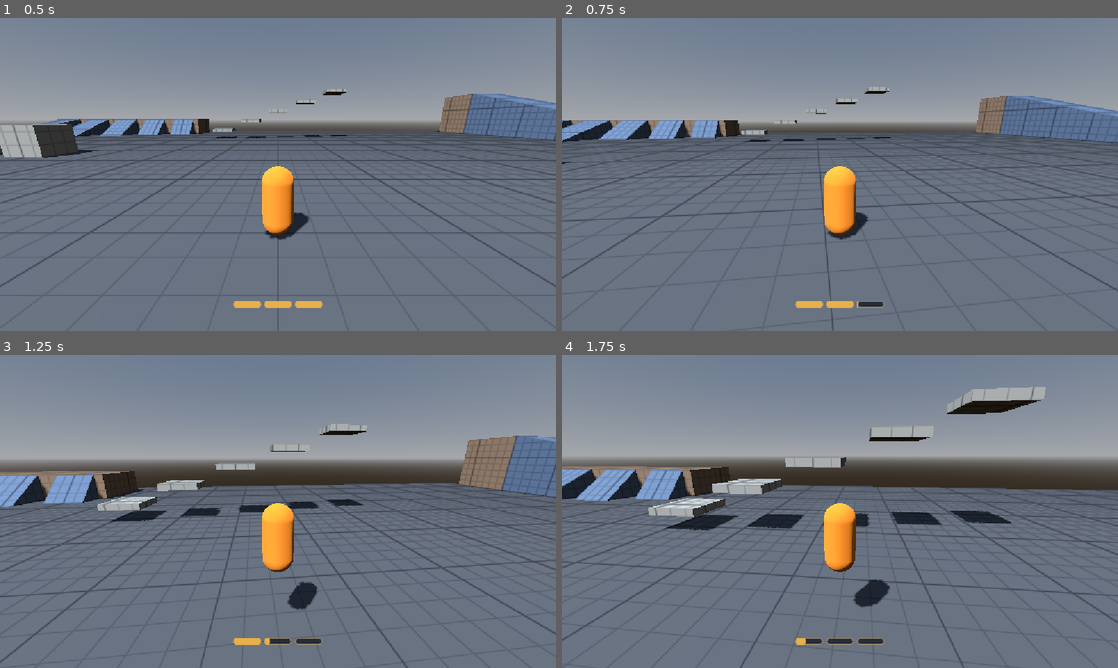
Above: before the commit, frames 1-4 (two rows, left to right).
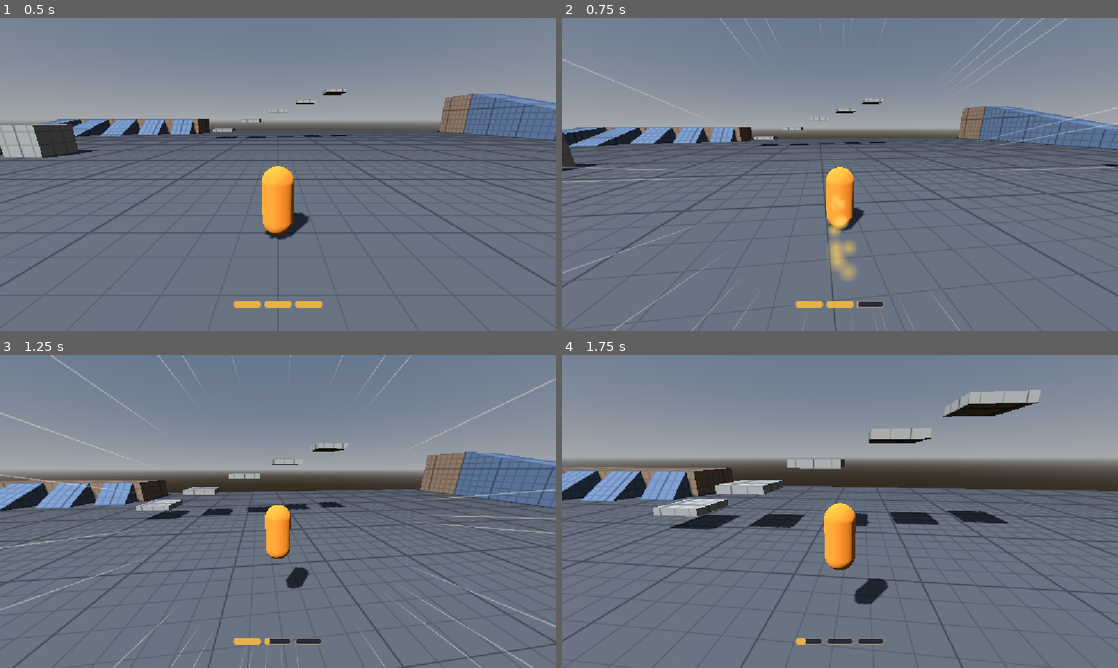
Above: after the commit, the same moments.

Repository: UriBokchoi/BroGuild
Game: Godot game, scene res://levels/test_gym/test_gym.tscn
Same seed, same stepped clock (60 frames per second), same inputs: the game is played once before the commit and once after it.
Inputs (mouse positions are in pixels of both pictures, inside the frame that each line leads up to):
- Up to frame 1 (0.5 s): no input
- Up to frame 2 (0.75 s): tap Enter at 0.5 s; move the mouse to (867, 174) at 0.52 s; hold W (move_forward) from 0.53 s (still down); tap Shift (dash) at 0.6 s; click (867, 174) at 0.67 s
- Up to frame 3 (1.25 s): keep holding W (move_forward); tap Space (jump) at 0.77 s; tap Ctrl (slide) at 0.8 s
- Up to frame 4 (1.75 s): keep holding W (move_forward); move the mouse to (812, 511) at 1.27 s; tap Ctrl (slide) at 1.35 s; click (812, 511) at 1.42 s; tap Space (jump) at 1.52 s; tap Shift (dash) at 1.55 s

Frame 1 is identical in both runs. In frame 2, 12% of the frame differs, in the area x 0-100%, y 0-100%; in frame 3, 18%; in frame 4, 5.1%.

Commit message:
feat(vfx): sensación de velocidad (FOV, estela y líneas)
- El FOV se abre con la velocidad (curva en camera.tres: +14° a la
  velocidad del dash), suavizado.
- Estela de puntos dorados en dash, dash-jump, picado y slide.
- Líneas de velocidad finas en los bordes de la pantalla a partir de
  15 m/s.
Todo solo visual: lee velocidad o estado, no toca el movimiento.

Co-Authored-By: Claude Opus 5.5 <noreply@anthropic.com>

Diff:
--- a/data/player/camera.tres
+++ b/data/player/camera.tres
@@ -7,12 +7,19 @@
 _data = [Vector2(1, 1), 0.0, 0.0040404038, 1, 1, Vector2(100, 1.4), 0.0040404038, 0.0, 1, 1]
 point_count = 2
 
+[sub_resource type="Curve" id="Curve_s5y5c"]
+_limits = [0.0, 30.0, 0.0, 40.0]
+_data = [Vector2(0, 0), 0.0, 0.0, 1, 1, Vector2(9, 0), 0.0, 0.73684204, 1, 1, Vector2(28, 14), 0.73684204, 0.0, 1, 1]
+point_count = 3
+
 [resource]
 script = ExtResource("1_s5y5c")
 base_distance = 5.0
 distance_by_level = SubResource("Curve_t0pyk")
 pivot_height = 1.6
 fov = 75.0
+fov_by_speed = SubResource("Curve_s5y5c")
+fov_smoothing = 6.0
 mouse_sensitivity = 0.15
 pitch_min = -1.2217304763960306
 pitch_max = 0.6108652381980153
--- a/entities/player/camera/camera_data.gd
+++ b/entities/player/camera/camera_data.gd
@@ -16,6 +16,10 @@
 @export_range(0.0, 3.0, 0.05, "or_greater", "suffix:m") var pivot_height: float = 0.0
 ## Campo de visión vertical.
 @export_range(30.0, 120.0, 0.1, "suffix:°") var fov: float = 0.0
+## Grados que se suman al FOV según la velocidad horizontal del objetivo (eje X: m/s).
+@export var fov_by_speed: Curve
+## Rapidez con la que el FOV sigue a la velocidad (más alto, más inmediato).
+@export_range(0.0, 60.0, 0.5, "or_greater", "suffix:1/s") var fov_smoothing: float = 0.0
 
 @export_group("control")
 ## Grados que gira la cámara por cada píxel que se mueve el ratón.
@@ -33,3 +37,10 @@
 	if distance_by_level == null:
 		return base_distance
 	return base_distance * distance_by_level.sample(level)
+
+
+## FOV para una velocidad horizontal de [param speed] m/s.
+func fov_at(speed: float) -> float:
+	if fov_by_speed == null:
+		return fov
+	return fov + fov_by_speed.sample(speed)
--- a/entities/player/camera/camera_rig.gd
+++ b/entities/player/camera/camera_rig.gd
@@ -40,8 +40,9 @@
 	_follow_target()
 
 
-func _process(_delta: float) -> void:
+func _process(delta: float) -> void:
 	_follow_target()
+	_update_fov(delta)
 
 
 func _unhandled_input(event: InputEvent) -> void:
@@ -72,6 +73,14 @@
 	_spring_arm.spring_length = data.distance_at(level)
 
 
+## Abre el FOV con la velocidad horizontal del objetivo (si es un cuerpo que se mueve), suavizado.
+func _update_fov(delta: float) -> void:
+	var body := target as CharacterBody3D
+	var speed := Vector2(body.velocity.x, body.velocity.z).length() if body else 0.0
+	var weight := 1.0 - exp(-data.fov_smoothing * delta)
+	_camera.fov = lerpf(_camera.fov, data.fov_at(speed), weight)
+
+
 func _follow_target() -> void:
 	if target == null:
 		return
--- a/entities/player/player.tscn
+++ b/entities/player/player.tscn
@@ -30,6 +30,8 @@
 [ext_resource type="Script" path="res://entities/player/states/fast_fall_state.gd" id="28_fast_fall"]
 [ext_resource type="Script" path="res://entities/player/ledge_sensor.gd" id="29_ledge_sensor"]
 [ext_resource type="Script" path="res://entities/player/states/mantle_state.gd" id="30_mantle"]
+[ext_resource type="Script" path="res://entities/player/speed_trail.gd" id="31_trail"]
+[ext_resource type="PackedScene" path="res://vfx/speed_lines/speed_lines.tscn" id="32_speed_lines"]
 
 [sub_resource type="CapsuleShape3D" id="CapsuleShape3D_body"]
 radius = 0.4
@@ -53,6 +55,40 @@
 [sub_resource type="StandardMaterial3D" id="StandardMaterial3D_cue"]
 shading_mode = 0
 albedo_color = Color(0.91, 0.69, 0.29, 1)
+
+[sub_resource type="Gradient" id="Gradient_trail"]
+colors = PackedColorArray(1, 0.82, 0.4, 0.85, 1, 0.82, 0.4, 0)
+
+[sub_resource type="GradientTexture1D" id="GradientTexture1D_trail"]
+gradient = SubResource("Gradient_trail")
+
+[sub_resource type="ParticleProcessMaterial" id="ParticleProcessMaterial_trail"]
+emission_shape = 1
+emission_sphere_radius = 0.35
+gravity = Vector3(0, 0, 0)
+scale_min = 0.5
+scale_max = 1.0
+color_ramp = SubResource("GradientTexture1D_trail")
+
+[sub_resource type="Gradient" id="Gradient_dot"]
+colors = PackedColorArray(1, 1, 1, 1, 1, 1, 1, 0)
+
+[sub_resource type="GradientTexture2D" id="GradientTexture2D_dot"]
+gradient = SubResource("Gradient_dot")
+fill = 1
+fill_from = Vector2(0.5, 0.5)
+fill_to = Vector2(1, 0.5)
+
+[sub_resource type="StandardMaterial3D" id="StandardMaterial3D_trail"]
+transparency = 1
+shading_mode = 0
+vertex_color_use_as_albedo = true
+albedo_texture = SubResource("GradientTexture2D_dot")
+billboard_mode = 3
+
+[sub_resource type="QuadMesh" id="QuadMesh_trail"]
+material = SubResource("StandardMaterial3D_trail")
+size = Vector2(0.35, 0.35)
 
 [sub_resource type="TorusMesh" id="TorusMesh_cue"]
 material = SubResource("StandardMaterial3D_cue")
@@ -167,6 +203,20 @@
 committed = true
 slide = NodePath("../Slide")
 
+[node name="SpeedTrail" type="GPUParticles3D" parent="." node_paths=PackedStringArray("machine", "trail_states")]
+transform = Transform3D(1, 0, 0, 0, 1, 0, 0, 0, 1, 0, 0.9, 0)
+emitting = false
+amount = 48
+lifetime = 0.35
+process_material = SubResource("ParticleProcessMaterial_trail")
+draw_pass_1 = SubResource("QuadMesh_trail")
+script = ExtResource("31_trail")
+machine = NodePath("../Movement")
+trail_states = [NodePath("../Movement/Dash"), NodePath("../Movement/DashJump"), NodePath("../Movement/DownDash"), NodePath("../Movement/Slide")]
+
+[node name="SpeedLines" parent="." node_paths=PackedStringArray("body") instance=ExtResource("32_speed_lines")]
+body = NodePath("..")
+
 [node name="LedgeSensor" type="Node" parent="." node_paths=PackedStringArray("body", "body_shape")]
 script = ExtResource("29_ledge_sensor")
 body = NodePath("..")
--- /dev/null
+++ b/entities/player/speed_trail.gd
@@ -0,0 +1,18 @@
+class_name SpeedTrail
+extends GPUParticles3D
+## Estela de partículas detrás del personaje mientras el movimiento está en uno de
+## [member trail_states] (dash, slide…). Solo visual: escucha [signal StateMachine.state_changed].
+## El aspecto de las partículas se ajusta en la escena.
+
+@export var machine: StateMachine
+## Estados en los que deja estela.
+@export var trail_states: Array[Node] = []
+
+
+func _ready() -> void:
+	emitting = false
+	machine.state_changed.connect(_on_state_changed)
+
+
+func _on_state_changed(_previous: State, current: State) -> void:
+	emitting = trail_states.has(current)
--- a/tests/integration/entities/player/camera/test_camera_rig.gd
+++ b/tests/integration/entities/player/camera/test_camera_rig.gd
@@ -43,3 +43,22 @@
 	_rig.rotate_view(Vector2(10.0, 0.0))
 	var expected := TARGET_YAW - deg_to_rad(_rig.data.mouse_sensitivity) * 10.0
 	assert_almost_eq(_rig.rotation.y, expected, 1e-6)
+
+
+func test_fov_opens_when_the_target_goes_fast() -> void:
+	var body := CharacterBody3D.new()
+	add_child_autofree(body)
+	body.velocity = Vector3(28.0, 0.0, 0.0)
+	var rig := RigScene.instantiate() as CameraRig
+	rig.target = body
+	add_child_autofree(rig)
+	var camera := rig.get_node(^"%Camera3D") as Camera3D
+	await wait_process_frames(90)
+	assert_almost_eq(camera.fov, rig.data.fov_at(28.0), 0.5, "se abre hasta el FOV de esa velocidad")
+	assert_gt(camera.fov, rig.data.fov + 5.0)
+
+
+func test_fov_stays_with_a_target_that_does_not_move() -> void:
+	var camera := _rig.get_node(^"%Camera3D") as Camera3D
+	await wait_process_frames(10)
+	assert_almost_eq(camera.fov, _rig.data.fov, 1e-3)
--- a/tests/unit/entities/player/camera/test_camera_data.gd
+++ b/tests/unit/entities/player/camera/test_camera_data.gd
@@ -27,6 +27,19 @@
 	assert_eq(_data.distance_at(50), 5.0)
 
 
+func test_fov_opens_with_speed_following_its_curve() -> void:
+	_data.fov = 75.0
+	_data.fov_by_speed = _linear_curve(Vector2(10.0, 0.0), Vector2(30.0, 20.0))
+	assert_almost_eq(_data.fov_at(10.0), 75.0, 1e-6)
+	assert_almost_eq(_data.fov_at(20.0), 85.0, 1e-4)
+	assert_almost_eq(_data.fov_at(30.0), 95.0, 1e-4)
+
+
+func test_without_fov_curve_the_fov_does_not_change() -> void:
+	_data.fov = 75.0
+	assert_eq(_data.fov_at(40.0), 75.0)
+
+
 ## Curva lineal entre dos puntos (x: nivel, y: multiplicador).
 static func _linear_curve(from: Vector2, to: Vector2) -> Curve:
 	var curve := Curve.new()
--- /dev/null
+++ b/tests/unit/entities/player/test_speed_trail.gd
@@ -0,0 +1,32 @@
+extends GutTest
+## SpeedTrail: emite solo mientras el movimiento está en uno de sus estados.
+
+const FakeState := preload("res://tests/unit/core/state_machine/fake_state.gd")
+
+var _machine: StateMachine
+var _idle: FakeState
+var _dash: FakeState
+var _trail: SpeedTrail
+
+
+func before_each() -> void:
+	_machine = StateMachine.new()
+	add_child_autofree(_machine)
+	_idle = FakeState.new()
+	_dash = FakeState.new()
+	_machine.add_child(_idle)
+	_machine.add_child(_dash)
+	_machine.initial_state = _idle
+	_trail = SpeedTrail.new()
+	_trail.machine = _machine
+	_trail.trail_states.append(_dash)
+	add_child_autofree(_trail)
+	_machine.start(null)
+
+
+func test_emits_only_in_its_states() -> void:
+	assert_false(_trail.emitting)
+	_machine.transition_to(_dash)
+	assert_true(_trail.emitting, "en el dash")
+	_machine.transition_to(_idle)
+	assert_false(_trail.emitting)
--- /dev/null
+++ b/tests/unit/vfx/speed_lines/test_speed_lines.gd
@@ -0,0 +1,20 @@
+extends GutTest
+## SpeedLines: intensidad según la velocidad horizontal.
+
+
+func test_hidden_below_the_start_speed() -> void:
+	assert_eq(SpeedLines.intensity_for(10.0, 15.0, 28.0), 0.0)
+
+
+func test_grows_between_start_and_full_speed() -> void:
+	assert_almost_eq(SpeedLines.intensity_for(21.5, 15.0, 28.0), 0.5, 1e-6)
+
+
+func test_full_at_and_above_the_full_speed() -> void:
+	assert_eq(SpeedLines.intensity_for(28.0, 15.0, 28.0), 1.0)
+	assert_eq(SpeedLines.intensity_for(60.0, 15.0, 28.0), 1.0)
+
+
+func test_same_start_and_full_switches_at_once() -> void:
+	assert_eq(SpeedLines.intensity_for(19.0, 20.0, 20.0), 0.0)
+	assert_eq(SpeedLines.intensity_for(20.0, 20.0, 20.0), 1.0)
--- /dev/null
+++ b/vfx/shaders/speed_lines.gdshader
@@ -0,0 +1,32 @@
+// Líneas de velocidad: rayas radiales en los bordes de la pantalla que parpadean. Su intensidad la
+// pone SpeedLines según la velocidad (0 = no se ven).
+shader_type canvas_item;
+
+uniform float intensity : hint_range(0.0, 1.0) = 0.0;
+uniform vec4 line_color : source_color = vec4(1.0, 0.96, 0.88, 0.35);
+// Número de rayas posibles alrededor de la pantalla.
+uniform float line_count = 120.0;
+// Parte de las rayas que se ve a la vez (0–1).
+uniform float density : hint_range(0.0, 1.0) = 0.3;
+// Grosor de cada raya (fracción de su hueco).
+uniform float thickness : hint_range(0.0, 0.5) = 0.07;
+// Distancia al centro (0 = centro, 1 = borde) a partir de la que empiezan.
+uniform float inner_radius : hint_range(0.0, 1.0) = 0.75;
+// Cambios de rayas por segundo.
+uniform float flicker = 12.0;
+
+float hash(float n) {
+	return fract(sin(n) * 43758.5453);
+}
+
+void fragment() {
+	vec2 centered = SCREEN_UV - vec2(0.5);
+	// Corrige la proporción de la pantalla para que las rayas salgan del centro en línea recta.
+	centered.x *= SCREEN_PIXEL_SIZE.y / SCREEN_PIXEL_SIZE.x;
+	float radius = length(centered) * 2.0;
+	float cell = (atan(centered.y, centered.x) / TAU + 0.5) * line_count;
+	float line = 1.0 - smoothstep(thickness * 0.5, thickness, abs(fract(cell) - 0.5));
+	float alive = step(1.0 - density, hash(floor(cell) + floor(TIME * flicker) * 17.0));
+	float edge = smoothstep(inner_radius, inner_radius + 0.4, radius);
+	COLOR = vec4(line_color.rgb, line_color.a * line * alive * edge * intensity);
+}
--- /dev/null
+++ b/vfx/speed_lines/speed_lines.gd
@@ -0,0 +1,38 @@
+class_name SpeedLines
+extends CanvasLayer
+## Líneas de velocidad en los bordes de la pantalla: aparecen a partir de [member start_speed] y
+## están a tope en [member full_speed] (velocidad horizontal de [member body]). Solo visual.
+
+## Por debajo de esta intensidad no se dibujan (ahorra el shader a pantalla completa).
+const VISIBLE_THRESHOLD := 0.01
+
+@export var body: CharacterBody3D
+## Velocidad horizontal a la que empiezan a verse.
+@export_range(0.0, 100.0, 0.5, "suffix:m/s") var start_speed: float = 15.0
+## Velocidad horizontal a la que están a tope.
+@export_range(0.0, 100.0, 0.5, "suffix:m/s") var full_speed: float = 28.0
+## Rapidez con la que siguen a la velocidad.
+@export_range(0.0, 60.0, 0.5, "suffix:1/s") var smoothing: float = 10.0
+
+var _intensity: float = 0.0
+
+@onready var _overlay: ColorRect = %Overlay
+
+
+func _ready() -> void:
+	_overlay.visible = false
+
+
+func _process(delta: float) -> void:
+	var speed := Vector2(body.velocity.x, body.velocity.z).length()
+	var target := intensity_for(speed, start_speed, full_speed)
+	_intensity = lerpf(_intensity, target, 1.0 - exp(-smoothing * delta))
+	_overlay.visible = _intensity > VISIBLE_THRESHOLD
+	(_overlay.material as ShaderMaterial).set_shader_parameter(&"intensity", _intensity)
+
+
+## Intensidad (0–1) de las líneas para [param speed]: 0 hasta [param start], 1 desde [param full].
+static func intensity_for(speed: float, start: float, full: float) -> float:
+	if full <= start:
+		return 1.0 if speed >= full else 0.0
+	return clampf(inverse_lerp(start, full, speed), 0.0, 1.0)
--- /dev/null
+++ b/vfx/speed_lines/speed_lines.tscn
@@ -0,0 +1,22 @@
+[gd_scene format=3]
+
+[ext_resource type="Script" path="res://vfx/speed_lines/speed_lines.gd" id="1_lines"]
+[ext_resource type="Shader" path="res://vfx/shaders/speed_lines.gdshader" id="2_shader"]
+
+[sub_resource type="ShaderMaterial" id="ShaderMaterial_lines"]
+shader = ExtResource("2_shader")
+shader_parameter/intensity = 0.0
+
+[node name="SpeedLines" type="CanvasLayer"]
+layer = 5
+script = ExtResource("1_lines")
+
+[node name="Overlay" type="ColorRect" parent="."]
+unique_name_in_owner = true
+material = SubResource("ShaderMaterial_lines")
+anchors_preset = 15
+anchor_right = 1.0
+anchor_bottom = 1.0
+grow_horizontal = 2
+grow_vertical = 2
+mouse_filter = 2
Not shown, added: entities/player/speed_trail.gd.uid
Not shown, added: tests/unit/entities/player/test_speed_trail.gd.uid
Not shown, added: tests/unit/vfx/speed_lines/test_speed_lines.gd.uid
Not shown, added: vfx/shaders/speed_lines.gdshader.uid
Not shown, added: vfx/speed_lines/speed_lines.gd.uid
Not shown, changed: docs/DECISIONES.md
Not shown, changed: docs/ROADMAP.md
